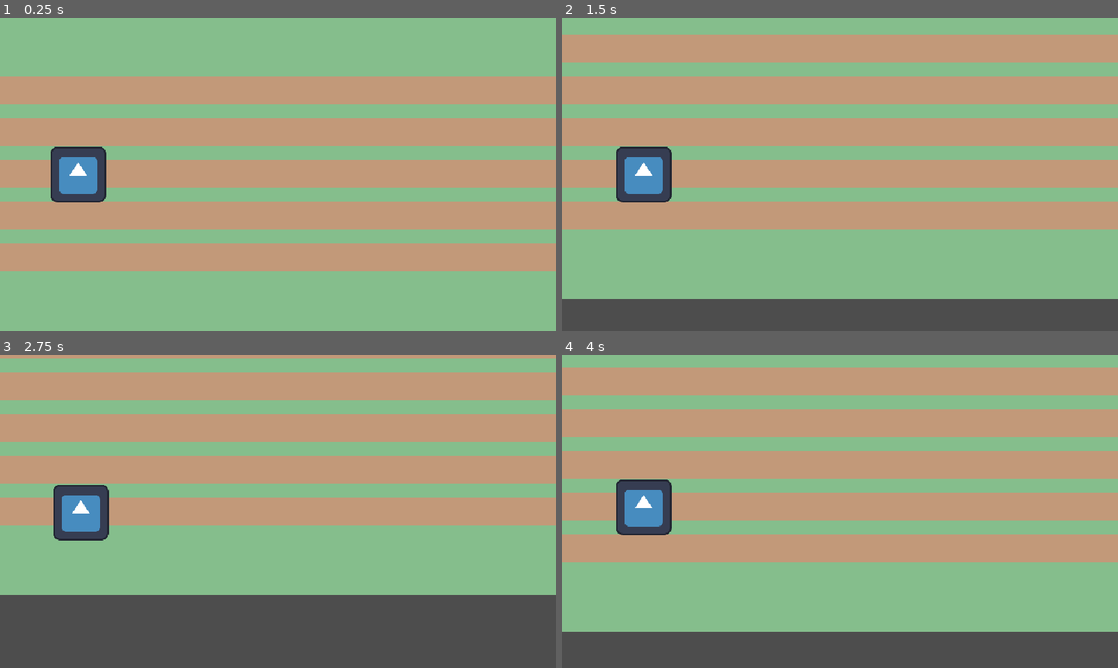
Above: before the commit, frames 1-4 (two rows, left to right).
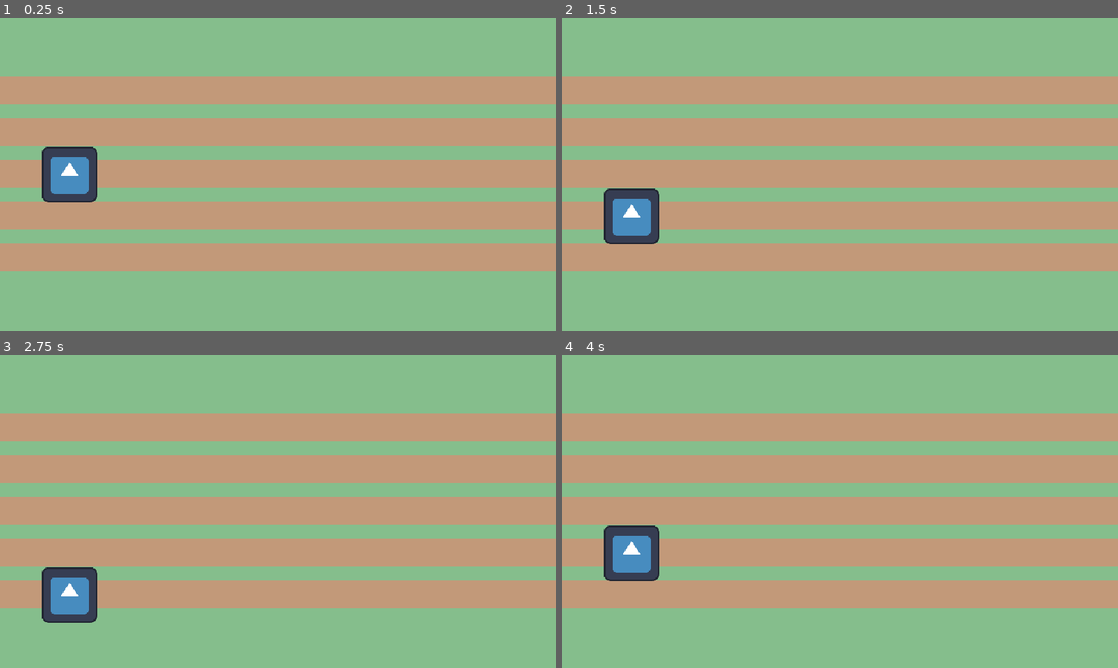
Above: after the commit, the same moments.

Repository: Overkane/CMC-game
Game: Godot game, scene res://scenes/levels/game_world.tscn
Two runs of this game, one before a commit and one after it. Both use one fixed random seed, a clock stepped at 60 frames per second and the inputs below. The engine's default icon, where the game draws it, is replaced by a stand-in: a white triangle on a blue panel in a dark square.
Inputs (mouse positions are in pixels of both pictures, inside the frame that each line leads up to):
- Up to frame 1 (0.25 s): no input
- Up to frame 2 (1.5 s): tap Enter at 0.5 s; move the mouse to (962, 158) at 0.52 s; hold D (right) 0.53-1.25 s; hold Ctrl 0.53-1.25 s; click (962, 158) at 0.67 s; drag from (728, 190) to (812, 237) at 1.27 s
- Up to frame 3 (2.75 s): move the mouse to (333, 442) at 2.02 s; hold D (right) from 2.03 s (still down); tap Z at 2.1 s
- Up to frame 4 (4 s): release D (right) at 2.75 s; drag from (812, 574) to (673, 464) at 2.77 s; tap Space at 3.5 s; move the mouse to (1006, 558) at 3.52 s; hold A (left) from 3.53 s (still down); tap Tab at 3.6 s

The runs differ from the first frame. In frame 1, 1.1% of the frame differs, in the area x 7-20%, y 41-59%; in frame 2, 31%; in frame 3, 50%, in the area x 0-100%, y 0-100%; in frame 4, 42%.

Commit message:
Fixed player's camera moving vertically

Diff:
--- a/scenes/player/player.tscn
+++ b/scenes/player/player.tscn
@@ -19,4 +19,6 @@
 
 [node name="Camera2D" type="Camera2D" parent="."]
 offset = Vector2(240, 0)
-position_smoothing_enabled = true
+drag_vertical_enabled = true
+drag_top_margin = 1.0
+drag_bottom_margin = 1.0
